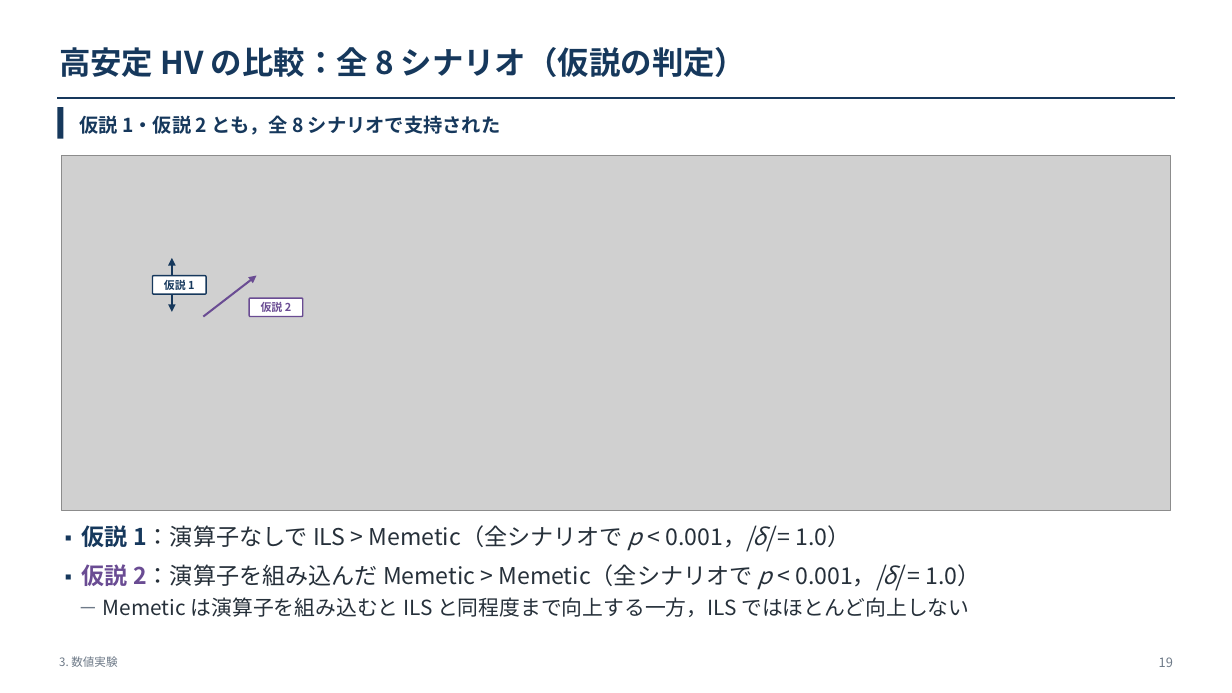
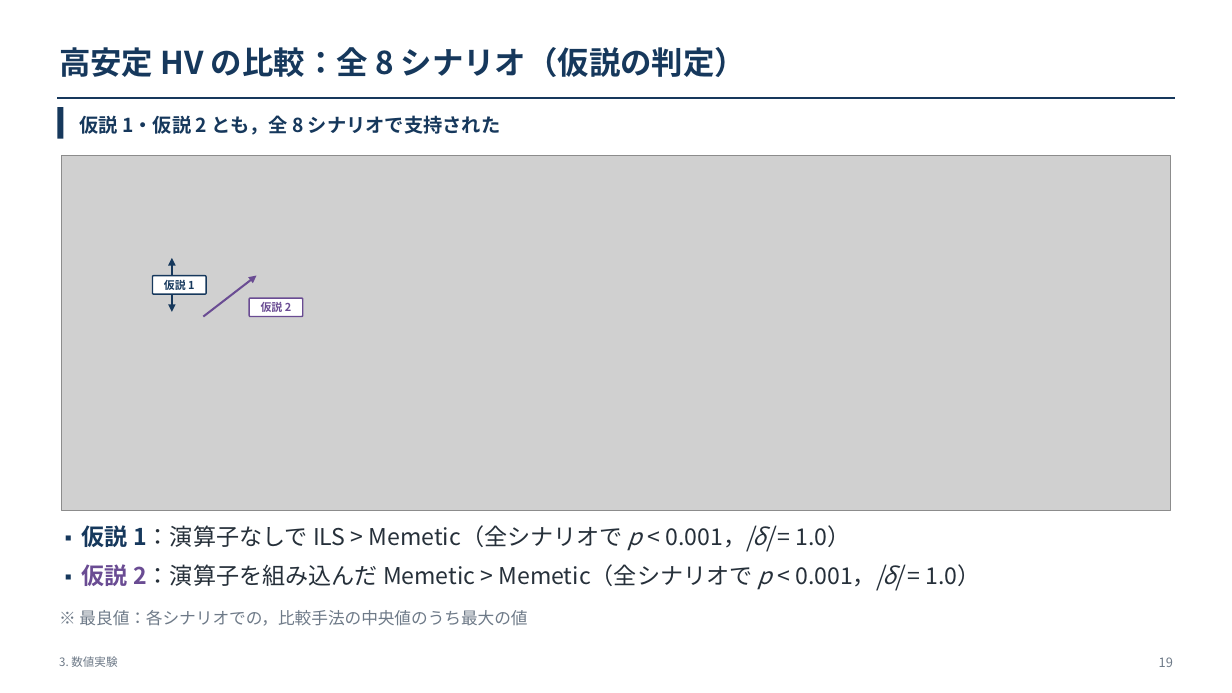
Before and after one commit to kitotakumi/stability_scheduling, a slide deck: slide 19 of doc/presentation_materials/JIMA2026fall_発表.pptx. Drawn at 1232x693 pixels with LibreOffice and Linux fonts; fonts in the diff are those of the drawing; grey boxes stand for pictures. Boxes give left, top, right and bottom in pixels: in the first picture for what was removed or moved away, otherwise in the second. Text is boxed around its words. In the diff, an @@ line names an element or a change of style, - is before the commit and + after.

```diff
--- a/doc/presentation_materials/JIMA2026fall_発表.pptx
+++ b/doc/presentation_materials/JIMA2026fall_発表.pptx
@@ text at [103,597,969,617]: paragraph removed @@
-－ Memetic は演算子を組み込むと ILS と同程度まで向上する一方，ILS ではほとんど向上しない
@@ text added at [79,610,527,626], 13 pt, text #6E7A88 @@
+※ 最良値：各シナリオでの，比較手法の中央値のうち最大の値
```
Also in this commit, not shown: 27 other slides changed, 3 slides added, 12 other files.
